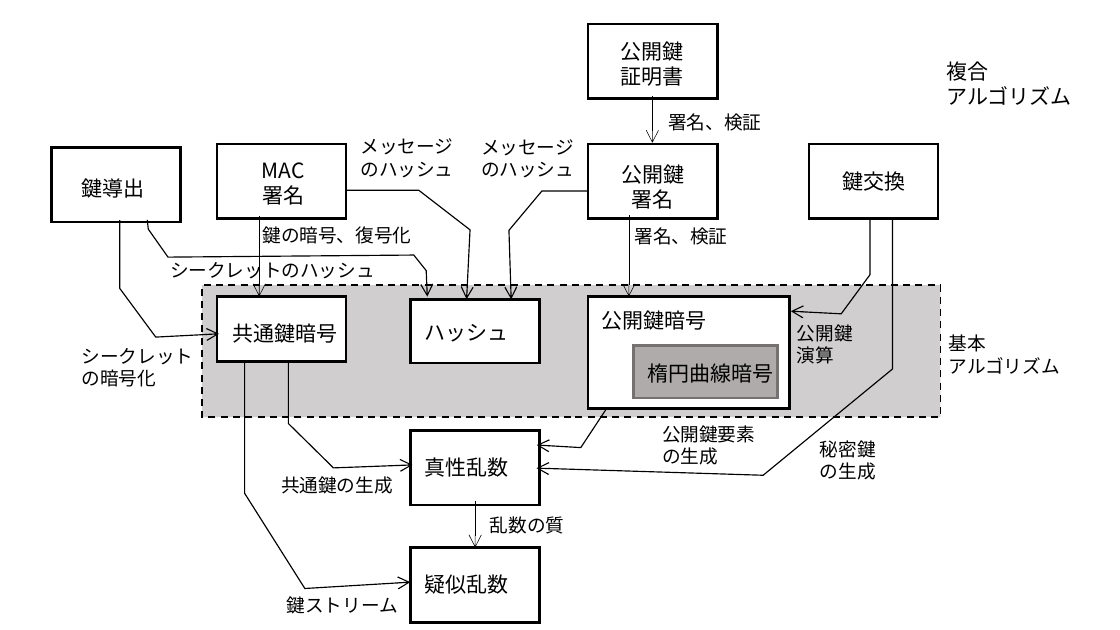
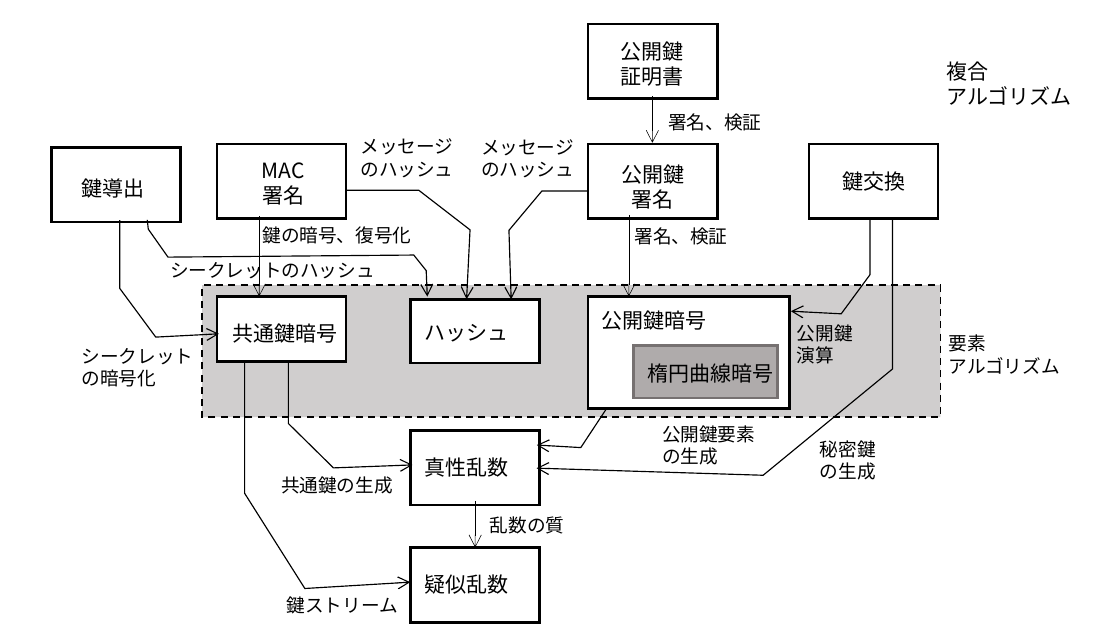
Before and after one commit to kojo1/TLSbook-en, a slide deck: slide 1 of Part1.Technology/Chapter3.Algorithm/Algorithm-fig-jp.pptx. Drawn at 1120x630 pixels with LibreOffice and Linux fonts; fonts in the diff are those of the drawing. Boxes give left, top, right and bottom in pixels: in the first picture for what was removed or moved away, otherwise in the second. Text is boxed around its words. In the diff, an @@ line names an element or a change of style, - is before the commit and + after.

```diff
--- a/Part1.Technology/Chapter3.Algorithm/Algorithm-fig-jp.pptx
+++ b/Part1.Technology/Chapter3.Algorithm/Algorithm-fig-jp.pptx
@@ text at (949,334,986,352): text changed @@
-基本
+要素
```
Also in this commit, not shown: 2 other files.
